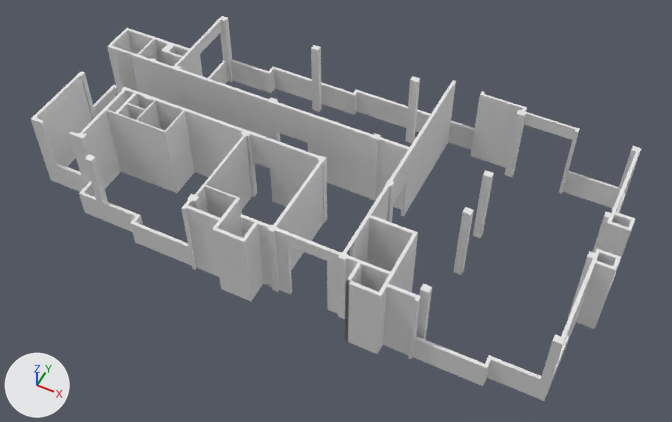
What one commit did to the Blender file Planta_baja/Planta_baja.blend.
Rendered twice from a 50 mm lens placed at (13.8, -24.1, 32.8), pointed at (1.0, 1.5, 0.9). Lighting does not change. The marker at lower left points along +X, +Y and +Z. Mesh edges are drawn as thin lines on the coarser meshes.
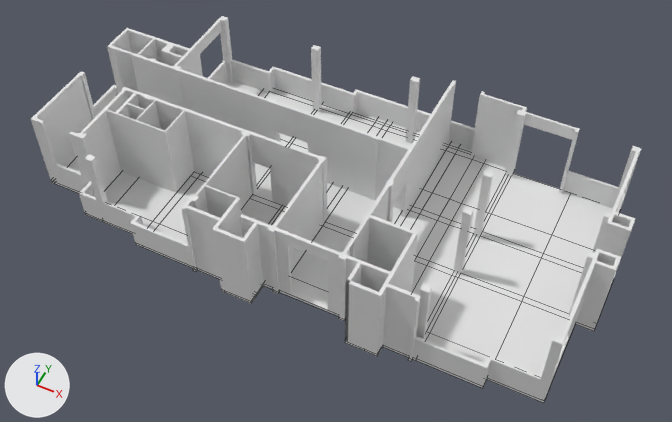
Commit message: suelo de todos los pisos

Edits to the bpy script that builds the scene:
```text
Add me_plane:
    me_plane.from_pydata(...)  # 556 vertices, 554 faces; spans x -25.4..1.0, y -6.3..7.0, z -0.2..0.0
Add ob_suelo:
    ob_suelo = bpy.data.objects.new('Suelo', me_plane)
    ob_suelo.location = (12.49, 2.05, 0.0)
```

Pixel boxes [x1, y1, x2, y2] of what changed, in the pictures (672 x 422 px):
'Suelo', added
    after: [51, 81, 620, 403]
